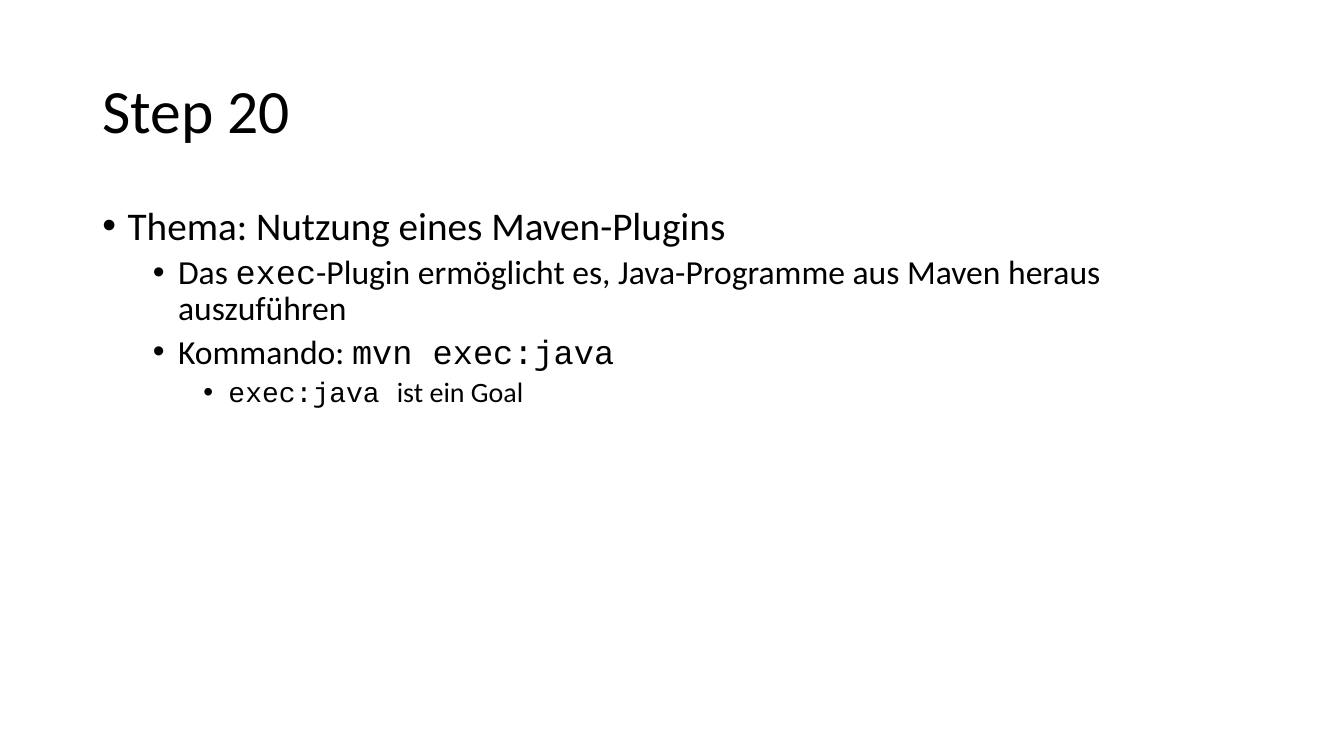
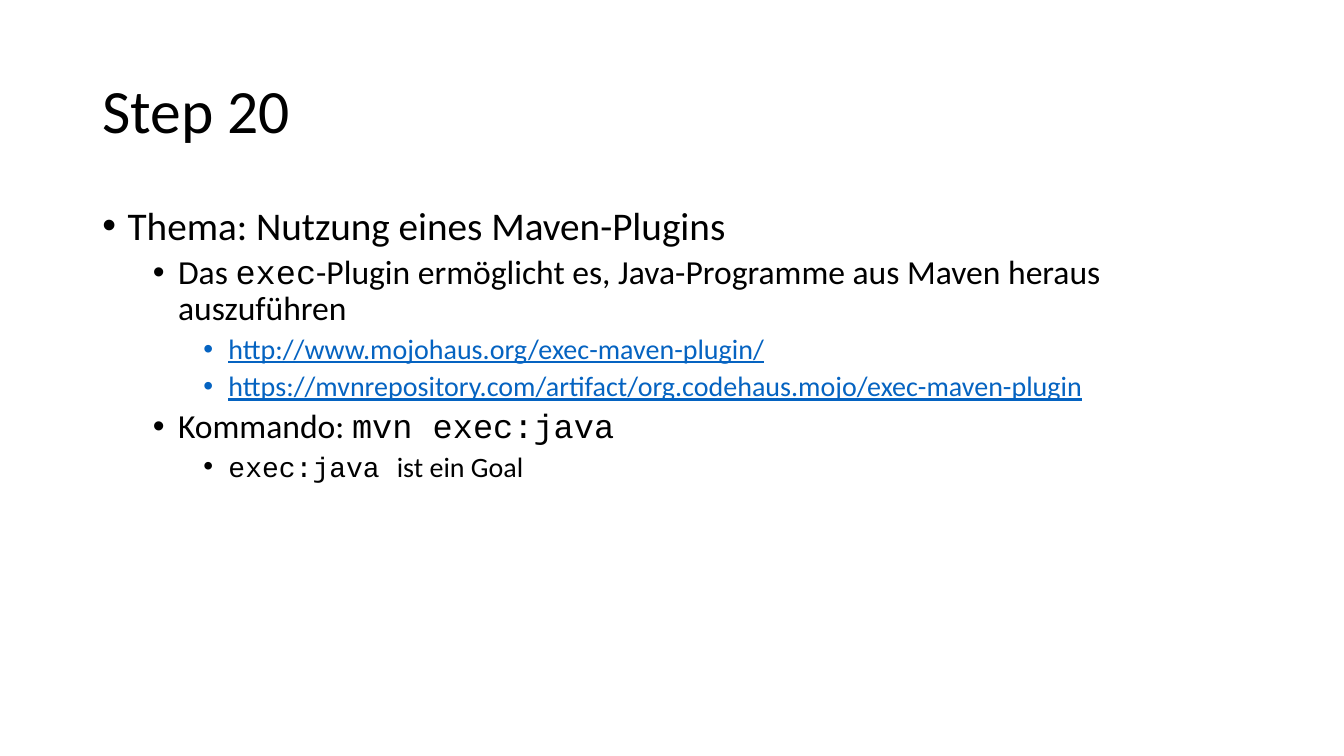
Before and after one commit to igeldo/PR4-SoSe23, a slide deck: slide 17 of Java-Starter.pptx (slide 10 before the commit). Drawn at 1344x756 pixels with LibreOffice and Linux fonts; fonts in the diff are those of the drawing. Boxes give left, top, right and bottom in pixels: in the first picture for what was removed or moved away, otherwise in the second. Text is boxed around its words. In the diff, an @@ line names an element or a change of style, - is before the commit and + after.

Commit message:
update presentation (up to step 0030)

```diff
--- a/Java-Starter.pptx
+++ b/Java-Starter.pptx
@@ text at (x1=228, y1=339, x2=1081, y2=401): paragraphs added @@
+    • http://www.mojohaus.org/exec-maven-plugin/
+    • https://mvnrepository.com/artifact/org.codehaus.mojo/exec-maven-plugin
```
Also in this commit, not shown: 2 other slides changed, 8 slides added.
